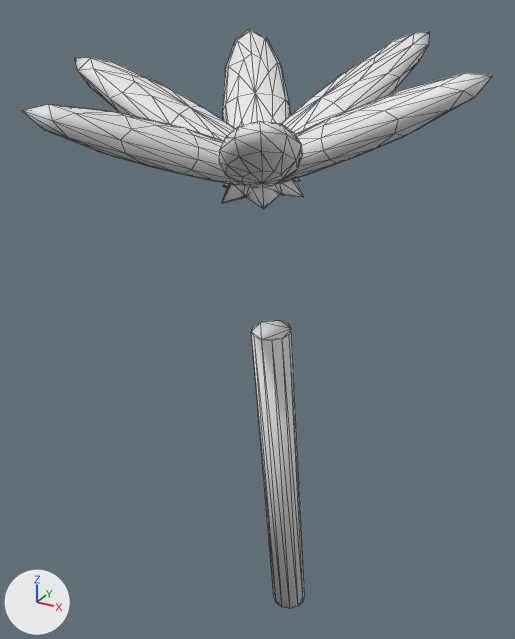
Two versions of the glTF model data/models/props/palm.gltf, one commit apart.
The view is the same before and after, from a 50 mm lens placed at (1.8, -3.62, 4.17), pointed at (-0.08, -0.2, 2.46). Lighting does not change. The marker at lower left points along +X, +Y and +Z. The picture after the commit comes second. Mesh edges are drawn as thin lines. Where no turn or scale is listed for an object, it has been applied to the vertices.

Objects in the first picture: 'PalmLeaf_0', 'PalmLeaf_1', 'PalmLeaf_2', 'PalmLeaf_3', 'PalmLeaf_4', 'PalmLeaf_5', 'PalmTrunk'.
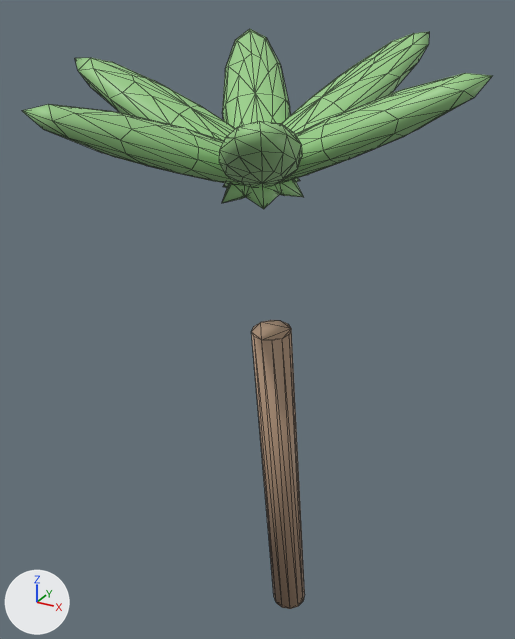
Patch to the scene script:
```diff
--- a/data/models/props/palm.gltf.py
+++ b/data/models/props/palm.gltf.py
@@ mat_proptrunk @@
 mat_proptrunk = principled_material('PropTrunk')
-mat_proptrunk.base_color = (0.8, 0.8, 0.8)  # white #e7e7e7
+mat_proptrunk.base_color = (0.45, 0.3, 0.2)  # beige #b3957c
@@ mat_propleaf @@
 mat_propleaf = principled_material('PropLeaf')
-mat_propleaf.base_color = (0.8, 0.8, 0.8)  # white #e7e7e7
+mat_propleaf.base_color = (0.32, 0.62, 0.25)  # green #99ce89
```

Location of each change, [x1, y1, x2, y2] in pixels of the pictures (515 x 639 px):
'PalmTrunk', recoloured (white to beige): [252, 320, 305, 609] in both
'PalmLeaf_0', recoloured (white to green): [223, 73, 492, 187] in both
'PalmLeaf_4', recoloured (white to green): [23, 104, 300, 185] in both
'PalmLeaf_1', recoloured (white to green): [222, 31, 429, 203] in both
'PalmLeaf_2', recoloured (white to green): [222, 29, 290, 209] in both
'PalmLeaf_3', recoloured (white to green): [75, 58, 304, 197] in both
'PalmLeaf_5', recoloured (white to green): [219, 121, 302, 187] in both
